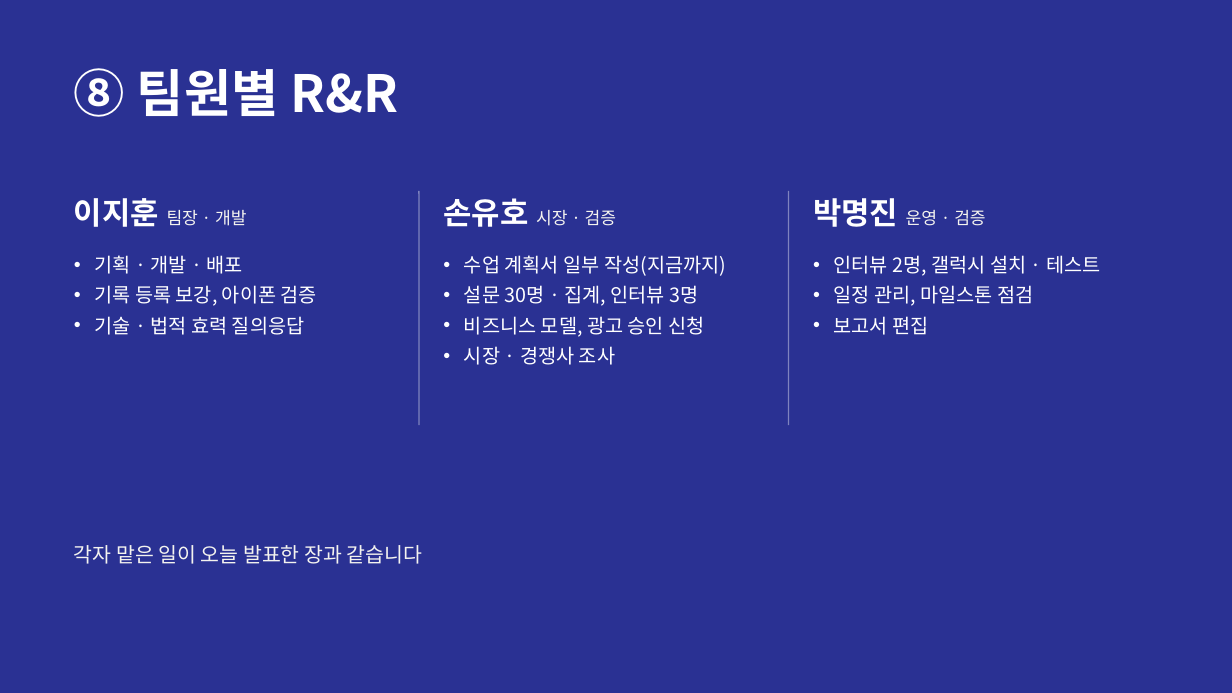
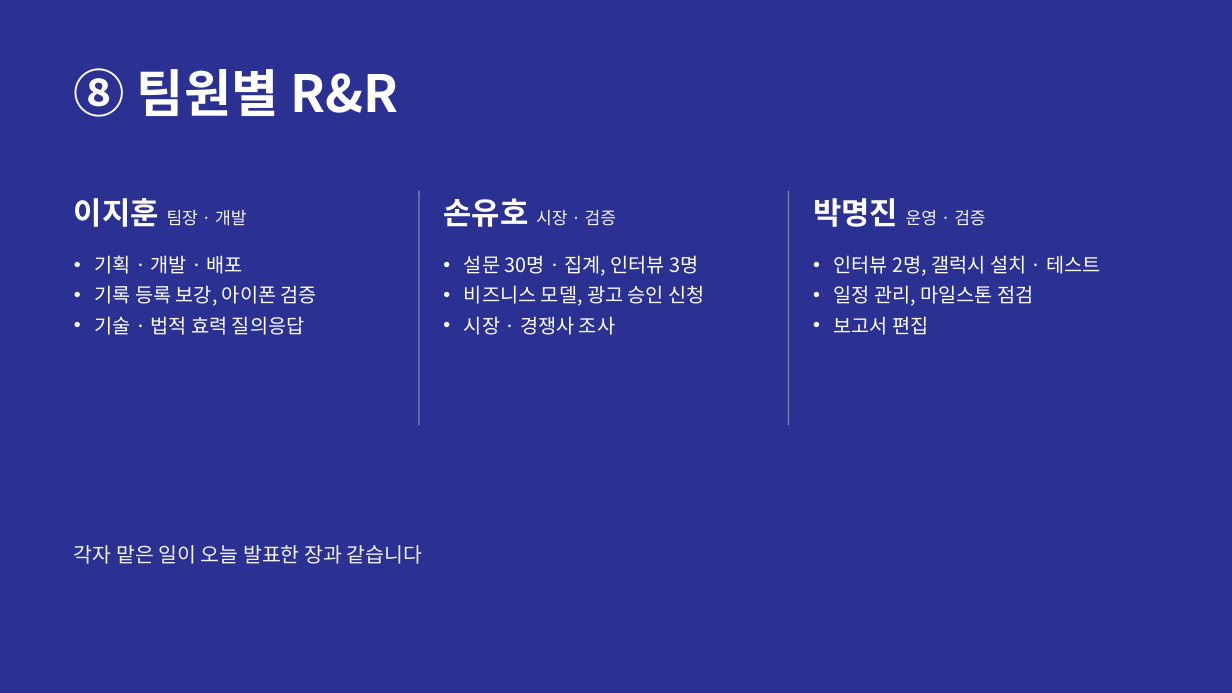
Before and after one commit to jihooni217/albaguard, a slide deck: slide 17 of docs/06_중간발표_PPT.pptx. Drawn at 1232x693 pixels with LibreOffice and Linux fonts; fonts in the diff are those of the drawing. Boxes give left, top, right and bottom in pixels: in the first picture for what was removed or moved away, otherwise in the second. Text is boxed around its words. In the diff, an @@ line names an element or a change of style, - is before the commit and + after.

```diff
--- a/docs/06_중간발표_PPT.pptx
+++ b/docs/06_중간발표_PPT.pptx
@@ text at bbox=[464, 255, 726, 276]: paragraph removed @@
-• 수업 계획서 일부 작성(지금까지)
```
Also in this commit, not shown: 4 other files.
